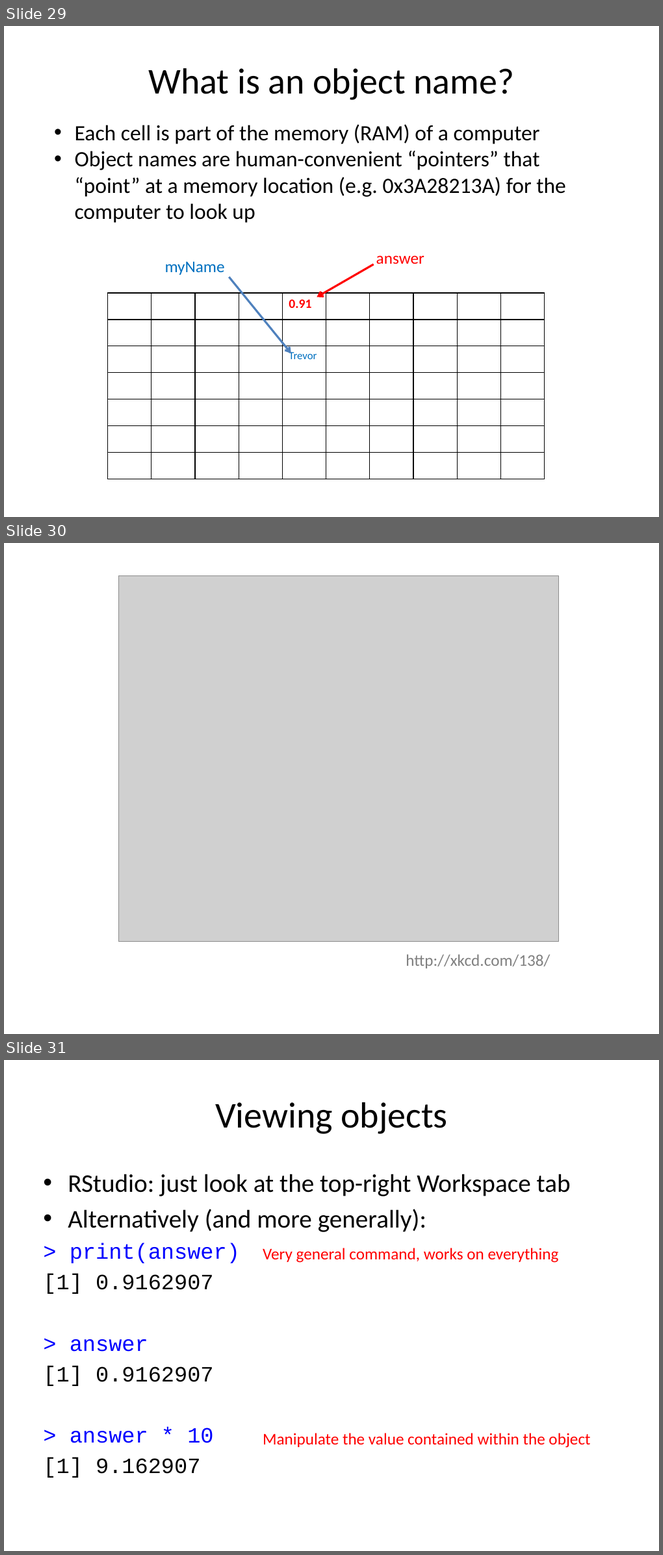
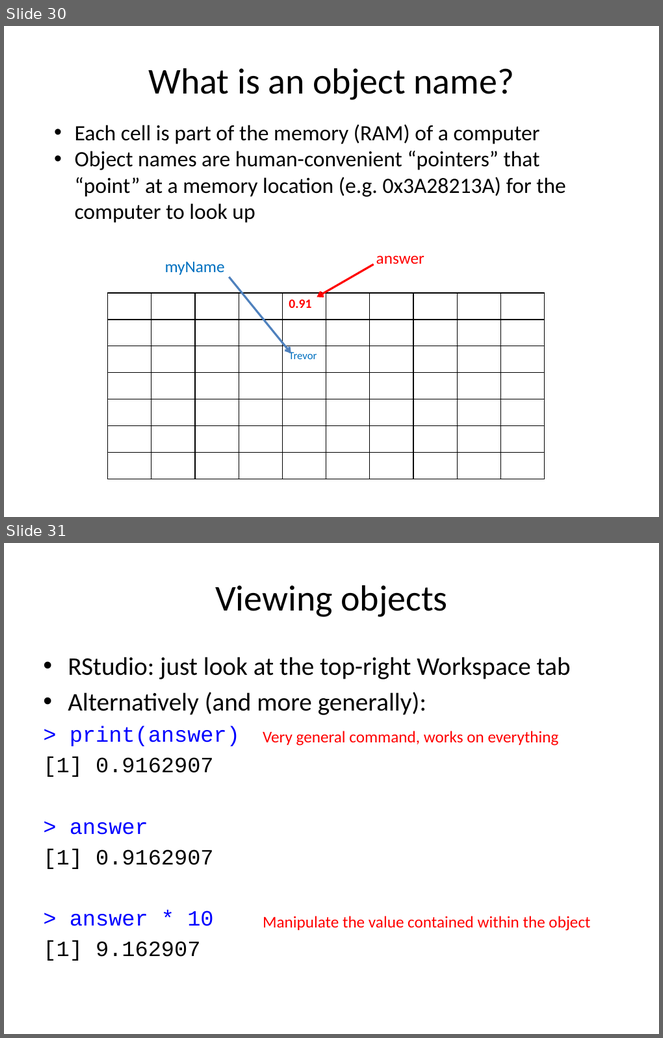
Before and after one commit to cmgienger/1-Introduction-to-R, a slide deck: 1-Introduction to R and Rstudio.pptx. Shown one above the other, each under a label of ours: slides 29, 30 and 31 before the commit, slides 30 and 31 after it. The pictures are 663x1555 and 663x1038 pixels, drawn with LibreOffice and Linux fonts; fonts in the diff are those of the drawing; grey boxes stand for pictures. Boxes give left, top, right and bottom in pixels: in the first picture for what was removed or moved away, otherwise in the second. Text is boxed around its words. In the diff, an @@ line names an element or a change of style, - is before the commit and + after.

```diff
--- a/1-Introduction to R and Rstudio.pptx
+++ b/1-Introduction to R and Rstudio.pptx
@@ slide 30 removed at (4, 543, 659, 1034), background #FFFFFF @@
@@ picture removed at (118, 575, 559, 941) @@
@@ text removed at (406, 954, 550, 969) @@
-http://xkcd.com/138/
@@ what was slide 29 is now slide 30 @@
```
Also in this commit, not shown: 6 slides changed, 1 slide added, 1 other file.
